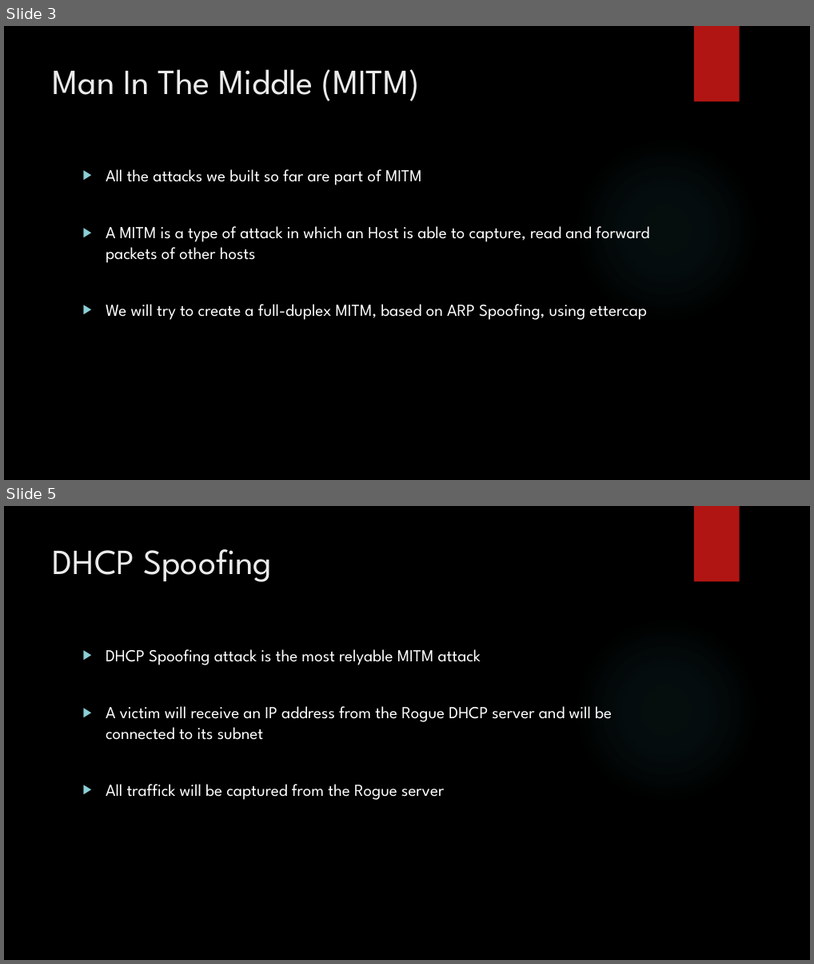
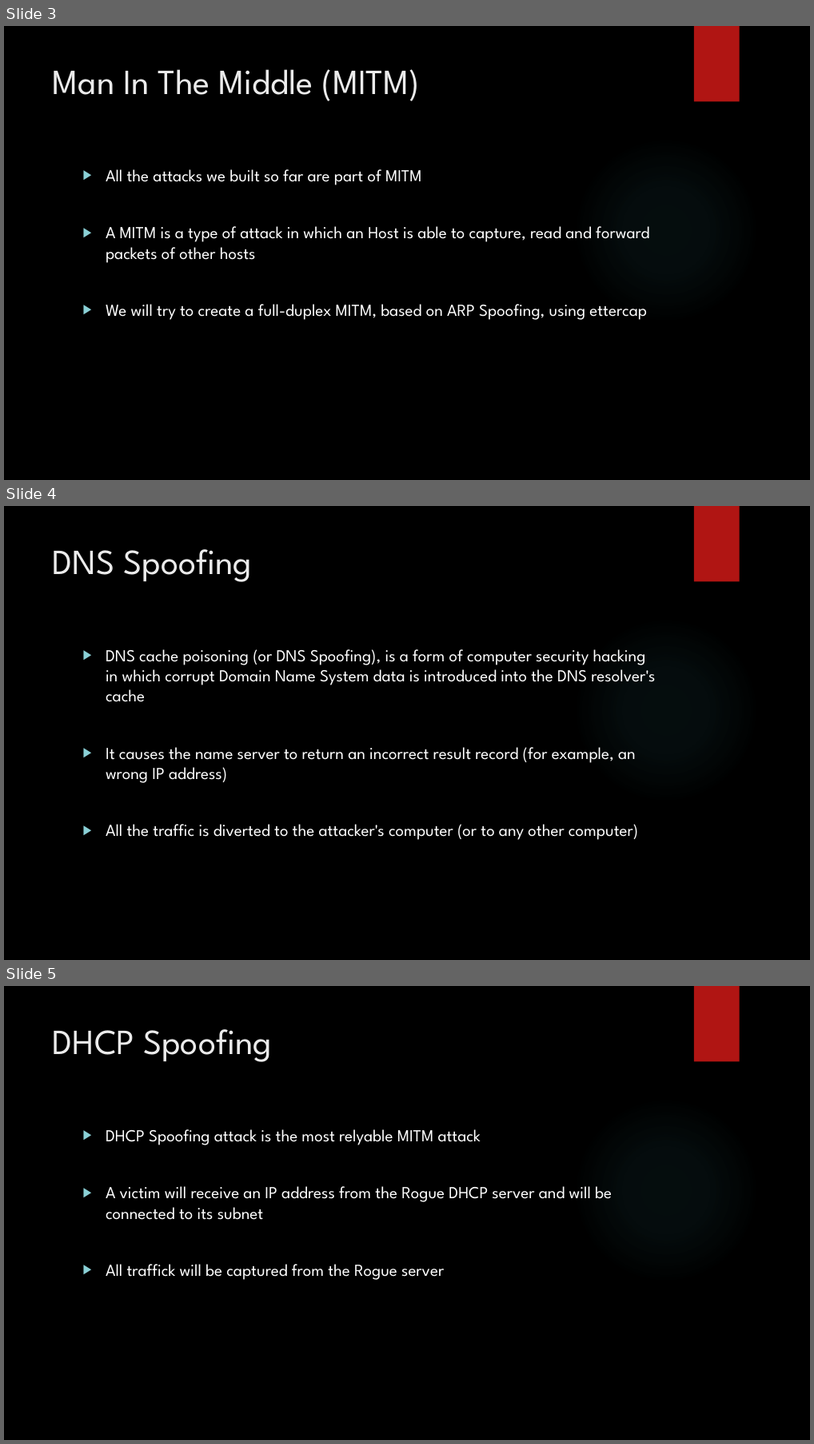
Before and after one commit to DeMaCS-UNICAL/NetworkSecurity, a slide deck: esercitazioni/Laboratory_22-23/Session_6/Lab_06_Slides.pptx. Shown one above the other, each under a label of ours: slides 3 and 5 before the commit, slides 3, 4 and 5 after it; the slides between them are not shown. The pictures are 814x964 and 814x1444 pixels, drawn with LibreOffice and Linux fonts; fonts in the diff are those of the drawing; background and template pictures are left out. Boxes give left, top, right and bottom in pixels: in the first picture for what was removed or moved away, otherwise in the second. Text is boxed around its words. In the diff, an @@ line names an element or a change of style, - is before the commit and + after.

```diff
--- a/esercitazioni/Laboratory_22-23/Session_6/Lab_06_Slides.pptx
+++ b/esercitazioni/Laboratory_22-23/Session_6/Lab_06_Slides.pptx
@@ slide 4 added at (4, 506, 810, 960), background picture (left out); not listed: 2 template elements that a slide beside it also shows @@
@@ text added at (53, 549, 251, 582), 42 pt, text #EBEBEB @@
+DNS Spoofing
@@ text added at (106, 649, 655, 840), 20 pt, text #FFFFFF @@
+▶ DNS cache poisoning (or DNS Spoofing), is a form of computer security hacking in which corrupt Domain Name System data is introduced into the DNS resolver's cache
+▶ It causes the name server to return an incorrect result record (for example, an wrong IP address)
+▶ All the traffic is diverted to the attacker's computer (or to any other computer)
```
Also in this commit, not shown: 2 slides changed, 1 other file.
